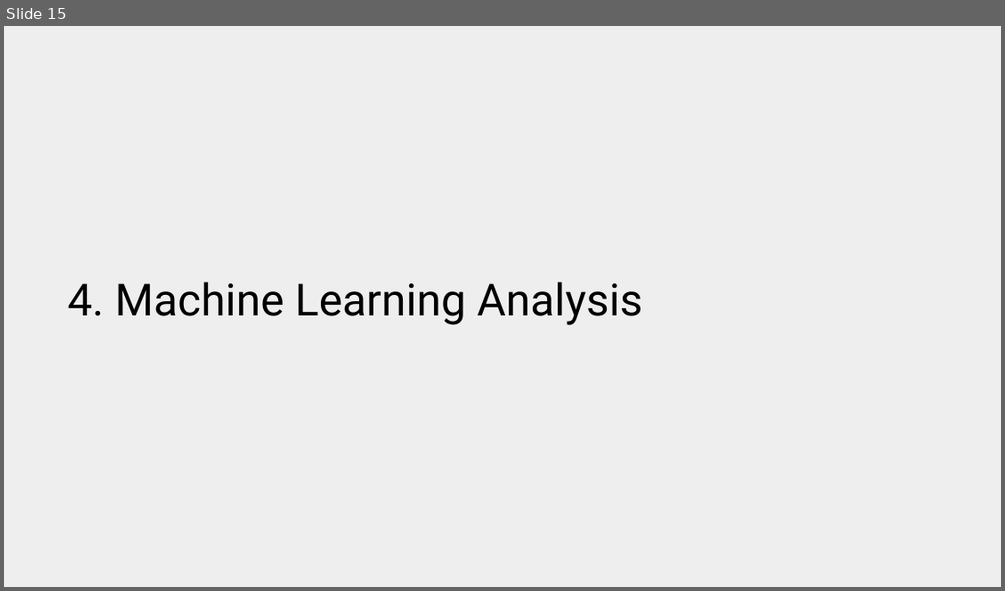
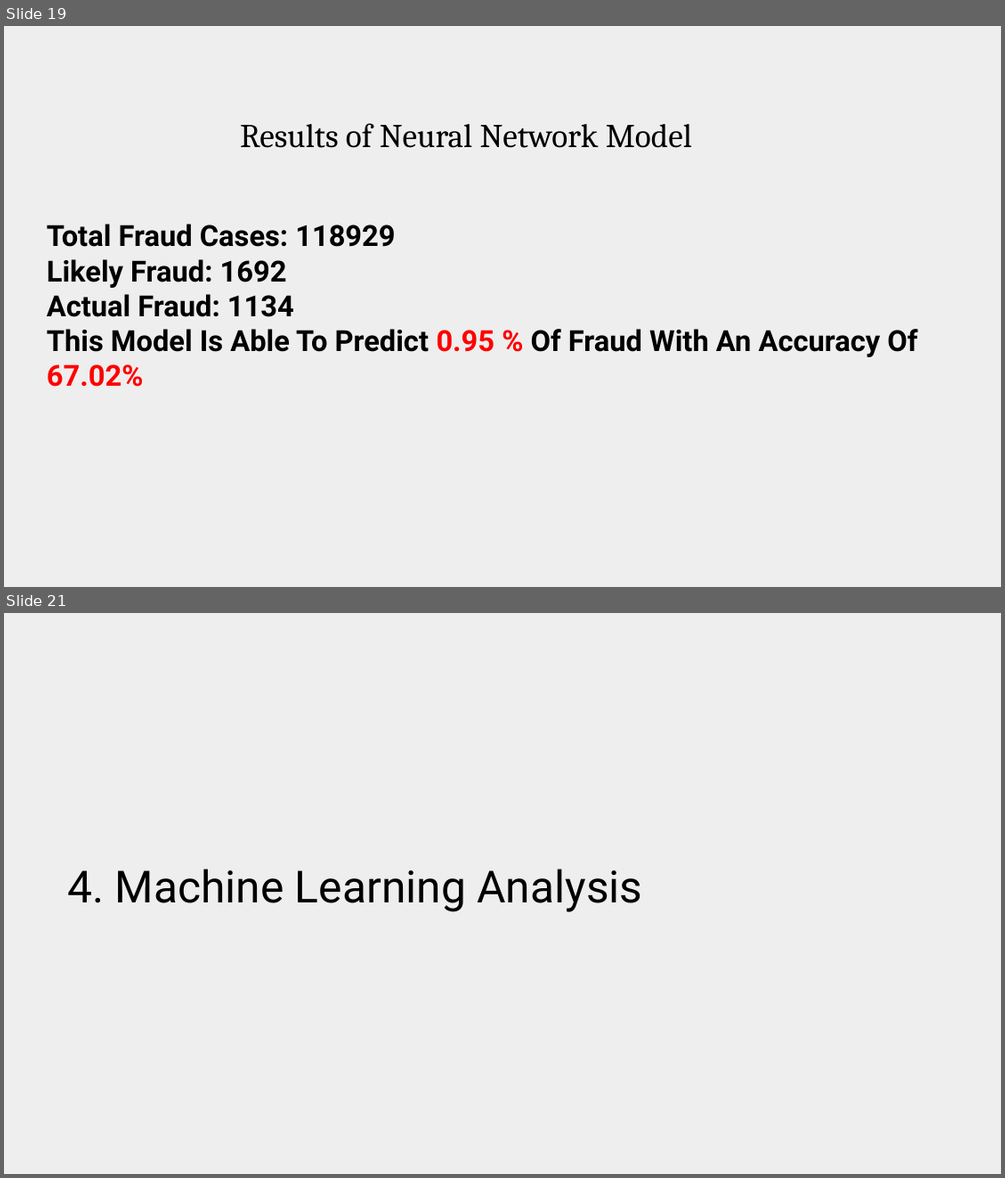
Before and after one commit to Maitha-mo/sampleGuys_final-project_dsml2021, a slide deck: Sample Guys _ Demo Day _ AstroLabs DS ML Bootcamp Oct Nov 2021.pptx. Shown one above the other, each under a label of ours: slide 15 before the commit, slides 19 and 21 after it; the slides between them are not shown. The pictures are 1005x591 and 1005x1178 pixels, drawn with LibreOffice and Linux fonts; fonts in the diff are those of the drawing. Boxes give left, top, right and bottom in pixels: in the first picture for what was removed or moved away, otherwise in the second. Text is boxed around its words. In the diff, an @@ line names an element or a change of style, - is before the commit and + after.

```diff
--- a/Sample Guys _ Demo Day _ AstroLabs DS ML Bootcamp Oct Nov 2021.pptx
+++ b/Sample Guys _ Demo Day _ AstroLabs DS ML Bootcamp Oct Nov 2021.pptx
@@ slide 19 added at bbox=[4, 26, 1001, 587], background #EEEEEE @@
@@ text added at bbox=[240, 123, 692, 148], 24 pt, text #000000 @@
+Results of Neural Network Model
@@ text added at bbox=[47, 224, 917, 386], 21 pt, text #000000, bold @@
+Total Fraud Cases: 118929
+Likely Fraud: 1692
+Actual Fraud: 1134
+This Model Is Able To Predict 0.95 % Of Fraud With An Accuracy Of 67.02%
@@ what was slide 15 is now slide 21 @@
```
Also in this commit, not shown: 5 slides changed, 7 other slides added, 2 slides removed, 1 other file.
